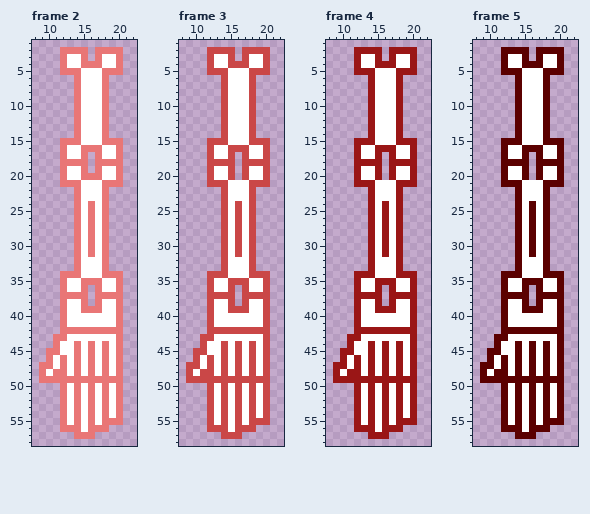
Pixel-art file -- Assets/Art/Skeleton/skeleton-left-arm-red.aseprite. The picture above was drawn from the file before the commit.
32x64 pixels, 8 frames. Shown: frame 2: x 8..22, y 1..58; frame 3: x 8..22, y 1..58; frame 4: x 8..22, y 1..58; frame 5: x 8..22, y 1..58. The commit also changed other frames, which this record leaves out.
New version:
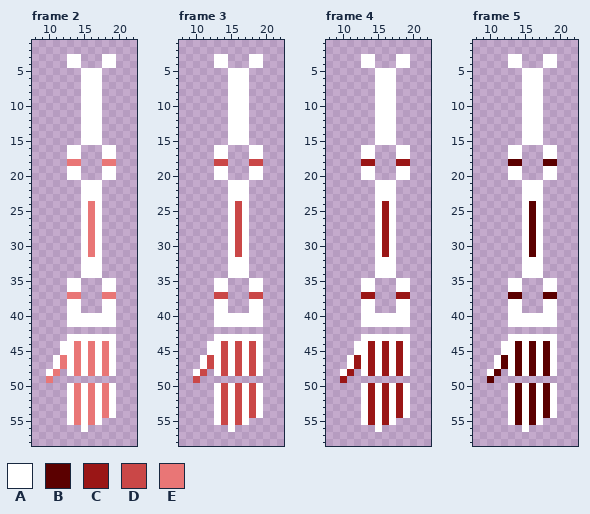
Palette (. is transparent): A #ffffff  B #5b0000  C #9a1616  D #ca4747  E #e97676
What changed:
layer "Layer 1" removed
--- frame 2
@@ x 8..22 @@
  1 ...............
- 2 ....EEEE.EEEE..
- 3 ....EAAE.EAAE..
- 4 ....EAAEEEAAE..
- 5 ....EEEAAAEEE..
- 6 ......EAAAE....
- 7 ......EAAAE....
- 8 ......EAAAE....
- 9 ......EAAAE....
-10 ......EAAAE....
-11 ......EAAAE....
-12 ......EAAAE....
-13 ......EAAAE....
-14 ......EAAAE....
-15 ....EEEAAAEEE..
-16 ....EAAEEEAAE..
-17 ....EAAE.EAAE..
-18 ....EEEE.EEEE..
-19 ....EAAE.EAAE..
-20 ....EAAEEEAAE..
-21 ....EEEAAAEEE..
-22 ......EAAAE....
-23 ......EAAAE....
-24 ......EAEAE....
-25 ......EAEAE....
-26 ......EAEAE....
-27 ......EAEAE....
-28 ......EAEAE....
-29 ......EAEAE....
-30 ......EAEAE....
-31 ......EAEAE....
-32 ......EAAAE....
-33 ......EAAAE....
-34 ....EEEAAAEEE..
-35 ....EAAEEEAAE..
-36 ....EAAE.EAAE..
-37 ....EEEE.EEEE..
-38 ....EAAE.EAAE..
-39 ....EAAEEEAAE..
-40 ....EAAAAAAAE..
-41 ....EAAAAAAAE..
-42 ....EEEEEEEEE..
-43 ...EEAAAAAAAE..
-44 ...EAAEAEAEAE..
-45 ..EEAAEAEAEAE..
-46 ..EAEAEAEAEAE..
-47 .EEAEAEAEAEAE..
-48 .EAEEAEAEAEAE..
-49 .EEEEEEEEEEEE..
-50 ....EAEAEAEAE..
-51 ....EAEAEAEAE..
-52 ....EAEAEAEAE..
-53 ....EAEAEAEAE..
-54 ....EAEAEAEAE..
-55 ....EAEAEAEEE..
-56 ....EEEAEEE....
-57 ......EEE......
+ 2 ...............
+ 3 .....AA...AA...
+ 4 .....AA...AA...
+ 5 .......AAA.....
+ 6 .......AAA.....
+ 7 .......AAA.....
+ 8 .......AAA.....
+ 9 .......AAA.....
+10 .......AAA.....
+11 .......AAA.....
+12 .......AAA.....
+13 .......AAA.....
+14 .......AAA.....
+15 .......AAA.....
+16 .....AA...AA...
+17 .....AA...AA...
+18 .....EE...EE...
+19 .....AA...AA...
+20 .....AA...AA...
+21 .......AAA.....
+22 .......AAA.....
+23 .......AAA.....
+24 .......AEA.....
+25 .......AEA.....
+26 .......AEA.....
+27 .......AEA.....
+28 .......AEA.....
+29 .......AEA.....
+30 .......AEA.....
+31 .......AEA.....
+32 .......AAA.....
+33 .......AAA.....
+34 .......AAA.....
+35 .....AA...AA...
+36 .....AA...AA...
+37 .....EE...EE...
+38 .....AA...AA...
+39 .....AA...AA...
+40 .....AAAAAAA...
+41 .....AAAAAAA...
+42 ...............
+43 .....AAAAAAA...
+44 ....AAEAEAEA...
+45 ....AAEAEAEA...
+46 ...AEAEAEAEA...
+47 ...AEAEAEAEA...
+48 ..AE.AEAEAEA...
+49 ..E............
+50 .....AEAEAEA...
+51 .....AEAEAEA...
+52 .....AEAEAEA...
+53 .....AEAEAEA...
+54 .....AEAEAEA...
+55 .....AEAEA.....
+56 .......A.......
+57 ...............
 58 ...............
--- frame 3
@@ x 8..22 @@
  1 ...............
- 2 ....DDDD.DDDD..
- 3 ....DAAD.DAAD..
- 4 ....DAADDDAAD..
- 5 ....DDDAAADDD..
- 6 ......DAAAD....
- 7 ......DAAAD....
- 8 ......DAAAD....
- 9 ......DAAAD....
-10 ......DAAAD....
-11 ......DAAAD....
-12 ......DAAAD....
-13 ......DAAAD....
-14 ......DAAAD....
-15 ....DDDAAADDD..
-16 ....DAADDDAAD..
-17 ....DAAD.DAAD..
-18 ....DDDD.DDDD..
-19 ....DAAD.DAAD..
-20 ....DAAD.DAAD..
-21 ....DDDAAADDD..
-22 ......DAAAD....
-23 ......DAAAD....
-24 ......DADAD....
-25 ......DADAD....
-26 ......DADAD....
-27 ......DADAD....
-28 ......DADAD....
-29 ......DADAD....
-30 ......DADAD....
-31 ......DADAD....
-32 ......DAAAD....
-33 ......DAAAD....
-34 ....DDDAAADDD..
-35 ....DAADDDAAD..
-36 ....DAAD.DAAD..
-37 ....DDDD.DDDD..
-38 ....DAAD.DAAD..
-39 ....DAADDDAAD..
-40 ....DAAAAAAAD..
-41 ....DAAAAAAAD..
-42 ....DDDDDDDDD..
-43 ...DDAAAAAAAD..
-44 ...DAADADADAD..
-45 ..DDAADADADAD..
-46 ..DADADADADAD..
-47 .DDADADADADAD..
-48 .DADDADADADAD..
-49 .DDDDDDDDDDDD..
-50 ....DADADADAD..
-51 ....DADADADAD..
-52 ....DADADADAD..
-53 ....DADADADAD..
-54 ....DADADADAD..
-55 ....DADADADDD..
-56 ....DDDADDD....
-57 ......DDD......
+ 2 ...............
+ 3 .....AA...AA...
+ 4 .....AA...AA...
+ 5 .......AAA.....
+ 6 .......AAA.....
+ 7 .......AAA.....
+ 8 .......AAA.....
+ 9 .......AAA.....
+10 .......AAA.....
+11 .......AAA.....
+12 .......AAA.....
+13 .......AAA.....
+14 .......AAA.....
+15 .......AAA.....
+16 .....AA...AA...
+17 .....AA...AA...
+18 .....DD...DD...
+19 .....AA...AA...
+20 .....AA...AA...
+21 .......AAA.....
+22 .......AAA.....
+23 .......AAA.....
+24 .......ADA.....
+25 .......ADA.....
+26 .......ADA.....
+27 .......ADA.....
+28 .......ADA.....
+29 .......ADA.....
+30 .......ADA.....
+31 .......ADA.....
+32 .......AAA.....
+33 .......AAA.....
+34 .......AAA.....
+35 .....AA...AA...
+36 .....AA...AA...
+37 .....DD...DD...
+38 .....AA...AA...
+39 .....AA...AA...
+40 .....AAAAAAA...
+41 .....AAAAAAA...
+42 ...............
+43 .....AAAAAAA...
+44 ....AADADADA...
+45 ....AADADADA...
+46 ...ADADADADA...
+47 ...ADADADADA...
+48 ..AD.ADADADA...
+49 ..D............
+50 .....ADADADA...
+51 .....ADADADA...
+52 .....ADADADA...
+53 .....ADADADA...
+54 .....ADADADA...
+55 .....ADADA.....
+56 .......A.......
+57 ...............
 58 ...............
--- frame 4
@@ x 8..22 @@
  1 ...............
- 2 ....CCCC.CCCC..
- 3 ....CAAC.CAAC..
- 4 ....CAACCCAAC..
- 5 ....CCCAAACCC..
- 6 ......CAAAC....
- 7 ......CAAAC....
- 8 ......CAAAC....
- 9 ......CAAAC....
-10 ......CAAAC....
-11 ......CAAAC....
-12 ......CAAAC....
-13 ......CAAAC....
-14 ......CAAAC....
-15 ....CCCAAACCC..
-16 ....CAACCCAAC..
-17 ....CAAC.CAAC..
-18 ....CCCC.CCCC..
-19 ....CAAC.CAAC..
-20 ....CAAC.CAAC..
-21 ....CCCAAACCC..
-22 ......CAAAC....
-23 ......CAAAC....
-24 ......CACAC....
-25 ......CACAC....
-26 ......CACAC....
-27 ......CACAC....
-28 ......CACAC....
-29 ......CACAC....
-30 ......CACAC....
-31 ......CACAC....
-32 ......CAAAC....
-33 ......CAAAC....
-34 ....CCCAAACCC..
-35 ....CAACCCAAC..
-36 ....CAAC.CAAC..
-37 ....CCCC.CCCC..
-38 ....CAAC.CAAC..
-39 ....CAACCCAAC..
-40 ....CAAAAAAAC..
-41 ....CAAAAAAAC..
-42 ....CCCCCCCCC..
-43 ...CCAAAAAAAC..
-44 ...CAACACACAC..
-45 ..CCAACACACAC..
-46 ..CACACACACAC..
-47 .CCACACACACAC..
-48 .CACCACACACAC..
-49 .CCCCCCCCCCCC..
-50 ....CACACACAC..
-51 ....CACACACAC..
-52 ....CACACACAC..
-53 ....CACACACAC..
-54 ....CACACACAC..
-55 ....CACACACCC..
-56 ....CCCACCC....
-57 ......CCC......
+ 2 ...............
+ 3 .....AA...AA...
+ 4 .....AA...AA...
+ 5 .......AAA.....
+ 6 .......AAA.....
+ 7 .......AAA.....
+ 8 .......AAA.....
+ 9 .......AAA.....
+10 .......AAA.....
+11 .......AAA.....
+12 .......AAA.....
+13 .......AAA.....
+14 .......AAA.....
+15 .......AAA.....
+16 .....AA...AA...
+17 .....AA...AA...
+18 .....CC...CC...
+19 .....AA...AA...
+20 .....AA...AA...
+21 .......AAA.....
+22 .......AAA.....
+23 .......AAA.....
+24 .......ACA.....
+25 .......ACA.....
+26 .......ACA.....
+27 .......ACA.....
+28 .......ACA.....
+29 .......ACA.....
+30 .......ACA.....
+31 .......ACA.....
+32 .......AAA.....
+33 .......AAA.....
+34 .......AAA.....
+35 .....AA...AA...
+36 .....AA...AA...
+37 .....CC...CC...
+38 .....AA...AA...
+39 .....AA...AA...
+40 .....AAAAAAA...
+41 .....AAAAAAA...
+42 ...............
+43 .....AAAAAAA...
+44 ....AACACACA...
+45 ....AACACACA...
+46 ...ACACACACA...
+47 ...ACACACACA...
+48 ..AC.ACACACA...
+49 ..C............
+50 .....ACACACA...
+51 .....ACACACA...
+52 .....ACACACA...
+53 .....ACACACA...
+54 .....ACACACA...
+55 .....ACACA.....
+56 .......A.......
+57 ...............
 58 ...............
--- frame 5
@@ x 8..22 @@
  1 ...............
- 2 ....BBBB.BBBB..
- 3 ....BAAB.BAAB..
- 4 ....BAABBBAAB..
- 5 ....BBBAAABBB..
- 6 ......BAAAB....
- 7 ......BAAAB....
- 8 ......BAAAB....
- 9 ......BAAAB....
-10 ......BAAAB....
-11 ......BAAAB....
-12 ......BAAAB....
-13 ......BAAAB....
-14 ......BAAAB....
-15 ....BBBAAABBB..
-16 ....BAABBBAAB..
-17 ....BAAB.BAAB..
-18 ....BBBB.BBBB..
-19 ....BAAB.BAAB..
-20 ....BAAB.BAAB..
-21 ....BBBAAABBB..
-22 ......BAAAB....
-23 ......BAAAB....
-24 ......BABAB....
-25 ......BABAB....
-26 ......BABAB....
-27 ......BABAB....
-28 ......BABAB....
-29 ......BABAB....
-30 ......BABAB....
-31 ......BABAB....
-32 ......BAAAB....
-33 ......BAAAB....
-34 ....BBBAAABBB..
-35 ....BAABBBAAB..
-36 ....BAAB.BAAB..
-37 ....BBBB.BBBB..
-38 ....BAAB.BAAB..
-39 ....BAABBBAAB..
-40 ....BAAAAAAAB..
-41 ....BAAAAAAAB..
-42 ....BBBBBBBBB..
-43 ...BBAAAAAAAB..
-44 ...BAABABABAB..
-45 ..BBAABABABAB..
-46 ..BABABABABAB..
-47 .BBABABABABAB..
-48 .BABBABABABAB..
-49 .BBBBBBBBBBBB..
-50 ....BABABABAB..
-51 ....BABABABAB..
-52 ....BABABABAB..
-53 ....BABABABAB..
-54 ....BABABABAB..
-55 ....BABABABBB..
-56 ....BBBABBB....
-57 ......BBB......
+ 2 ...............
+ 3 .....AA...AA...
+ 4 .....AA...AA...
+ 5 .......AAA.....
+ 6 .......AAA.....
+ 7 .......AAA.....
+ 8 .......AAA.....
+ 9 .......AAA.....
+10 .......AAA.....
+11 .......AAA.....
+12 .......AAA.....
+13 .......AAA.....
+14 .......AAA.....
+15 .......AAA.....
+16 .....AA...AA...
+17 .....AA...AA...
+18 .....BB...BB...
+19 .....AA...AA...
+20 .....AA...AA...
+21 .......AAA.....
+22 .......AAA.....
+23 .......AAA.....
+24 .......ABA.....
+25 .......ABA.....
+26 .......ABA.....
+27 .......ABA.....
+28 .......ABA.....
+29 .......ABA.....
+30 .......ABA.....
+31 .......ABA.....
+32 .......AAA.....
+33 .......AAA.....
+34 .......AAA.....
+35 .....AA...AA...
+36 .....AA...AA...
+37 .....BB...BB...
+38 .....AA...AA...
+39 .....AA...AA...
+40 .....AAAAAAA...
+41 .....AAAAAAA...
+42 ...............
+43 .....AAAAAAA...
+44 ....AABABABA...
+45 ....AABABABA...
+46 ...ABABABABA...
+47 ...ABABABABA...
+48 ..AB.ABABABA...
+49 ..B............
+50 .....ABABABA...
+51 .....ABABABA...
+52 .....ABABABA...
+53 .....ABABABA...
+54 .....ABABABA...
+55 .....ABABA.....
+56 .......A.......
+57 ...............
 58 ...............
Where, in picture pixels (left, top, right, bottom), the same in both pictures:
erased: (39, 47, 123, 439)
erased: (186, 47, 270, 439)
erased: (333, 47, 417, 439)
erased: (480, 47, 564, 439)
